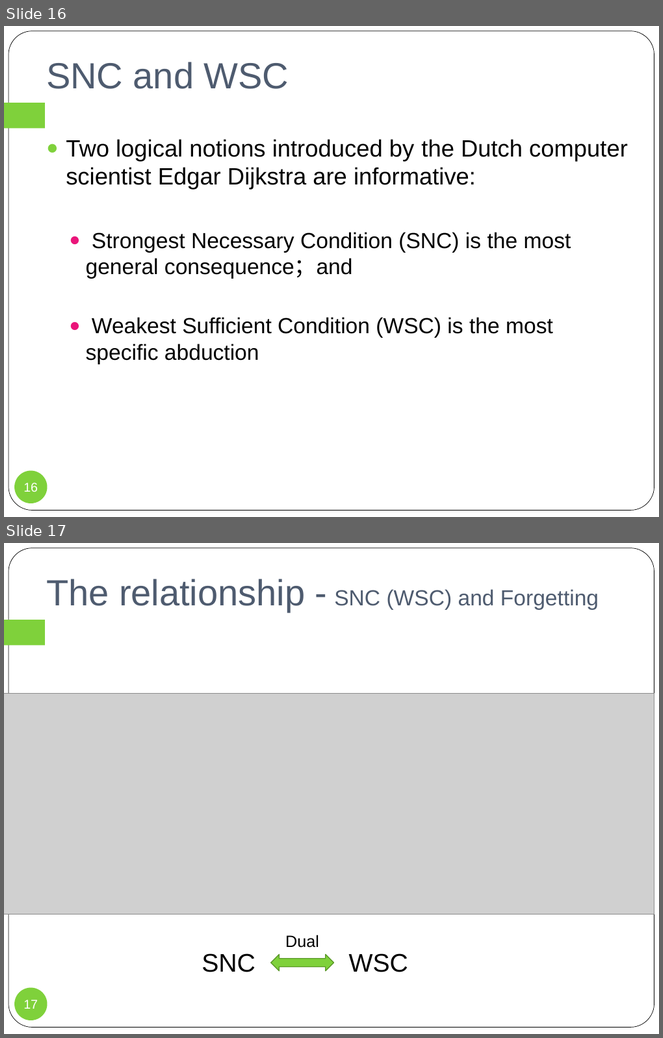
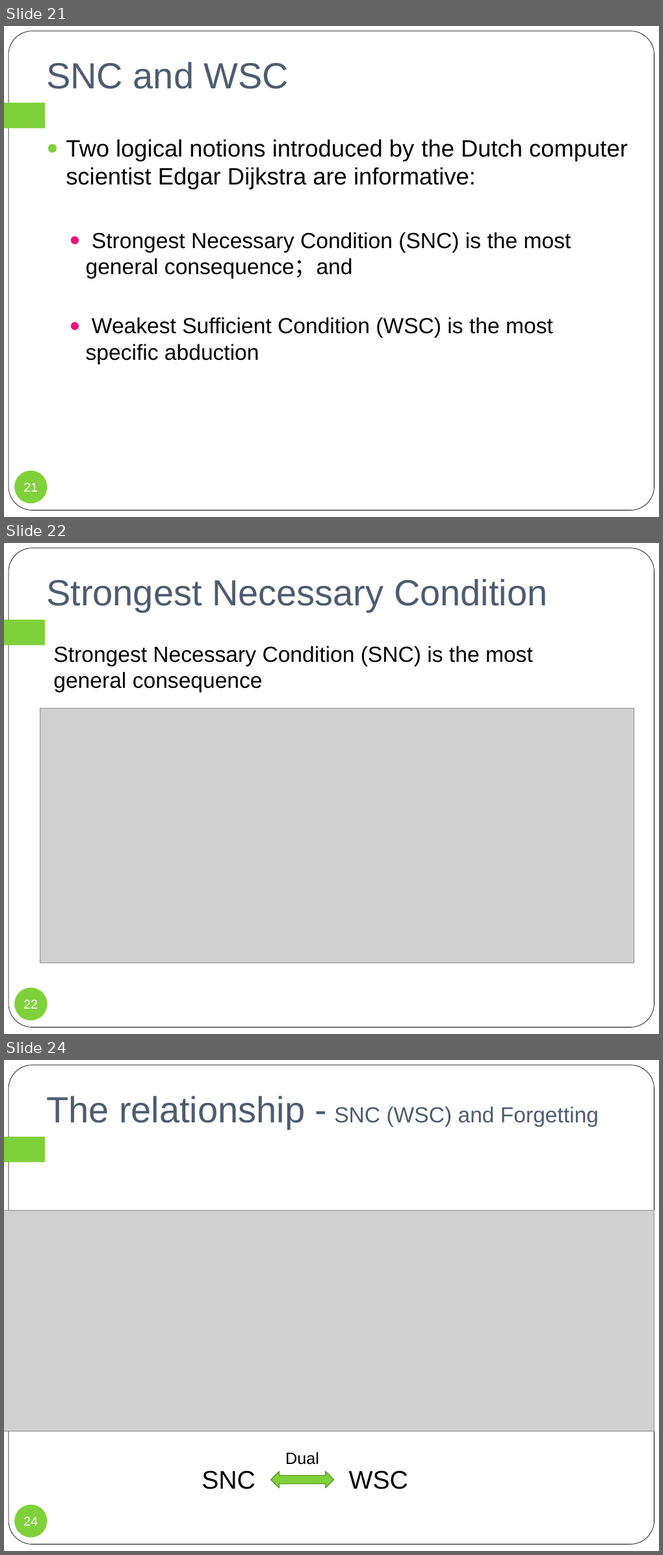
Before and after one commit to fengrenyan/fry, a slide deck: DC/SNC and WSC.pptx. Shown one above the other, each under a label of ours: slides 16 and 17 before the commit, slides 21, 22 and 24 after it; the slides between them are not shown. The pictures are 663x1038 and 663x1555 pixels, drawn with LibreOffice and Linux fonts; fonts in the diff are those of the drawing; grey boxes stand for pictures. Boxes give left, top, right and bottom in pixels: in the first picture for what was removed or moved away, otherwise in the second. Text is boxed around its words. In the diff, an @@ line names an element or a change of style, - is before the commit and + after.

```diff
--- a/DC/SNC and WSC.pptx
+++ b/DC/SNC and WSC.pptx
@@ slide 22 added at (4, 543, 659, 1034), background #FFFFFF; not listed: 2 template elements that a slide beside it also shows @@
@@ title added at (46, 579, 547, 612), 40 pt, text #4E5B6F @@
+Strongest Necessary Condition
@@ text added at (53, 646, 533, 693), 24 pt, text #000000 @@
+Strongest Necessary Condition (SNC) is the most general consequence
@@ picture added at (40, 708, 634, 963) @@
@@ page number added at (14, 988, 48, 1021), fill #7FD13B, 14 pt, text #FFFFFF @@
+22
@@ what was slide 16 is now slide 21 @@
@@ page number at (24, 483, 38, 492): text changed @@
-16
+21
@@ what was slide 17 is now slide 24 @@
@@ page number at (24, 1517, 38, 1526): text changed @@
-17
+24
```
Also in this commit, not shown: 8 slides changed, 11 other slides added, 11 slides removed, 17 other files.
